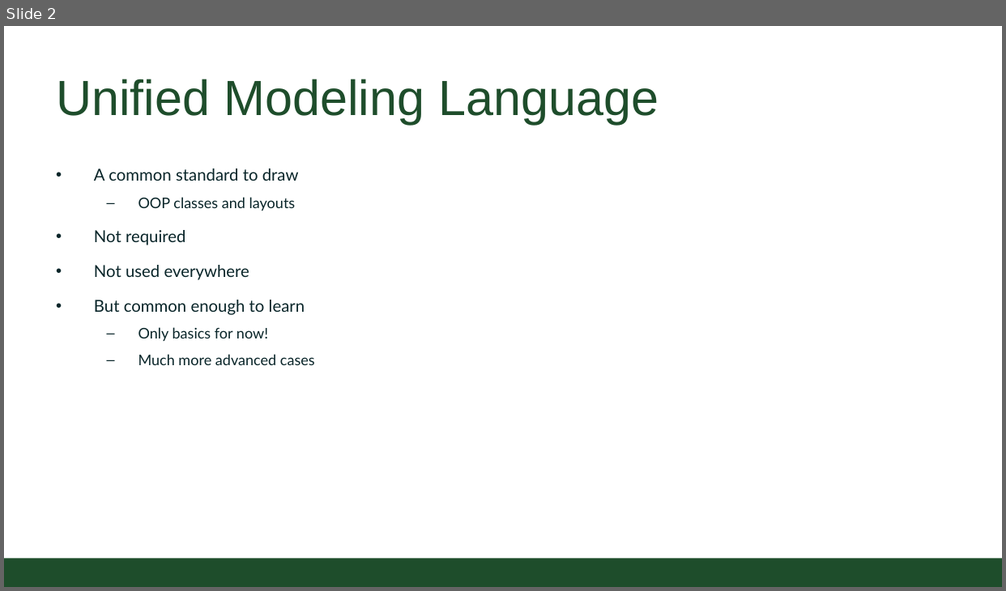
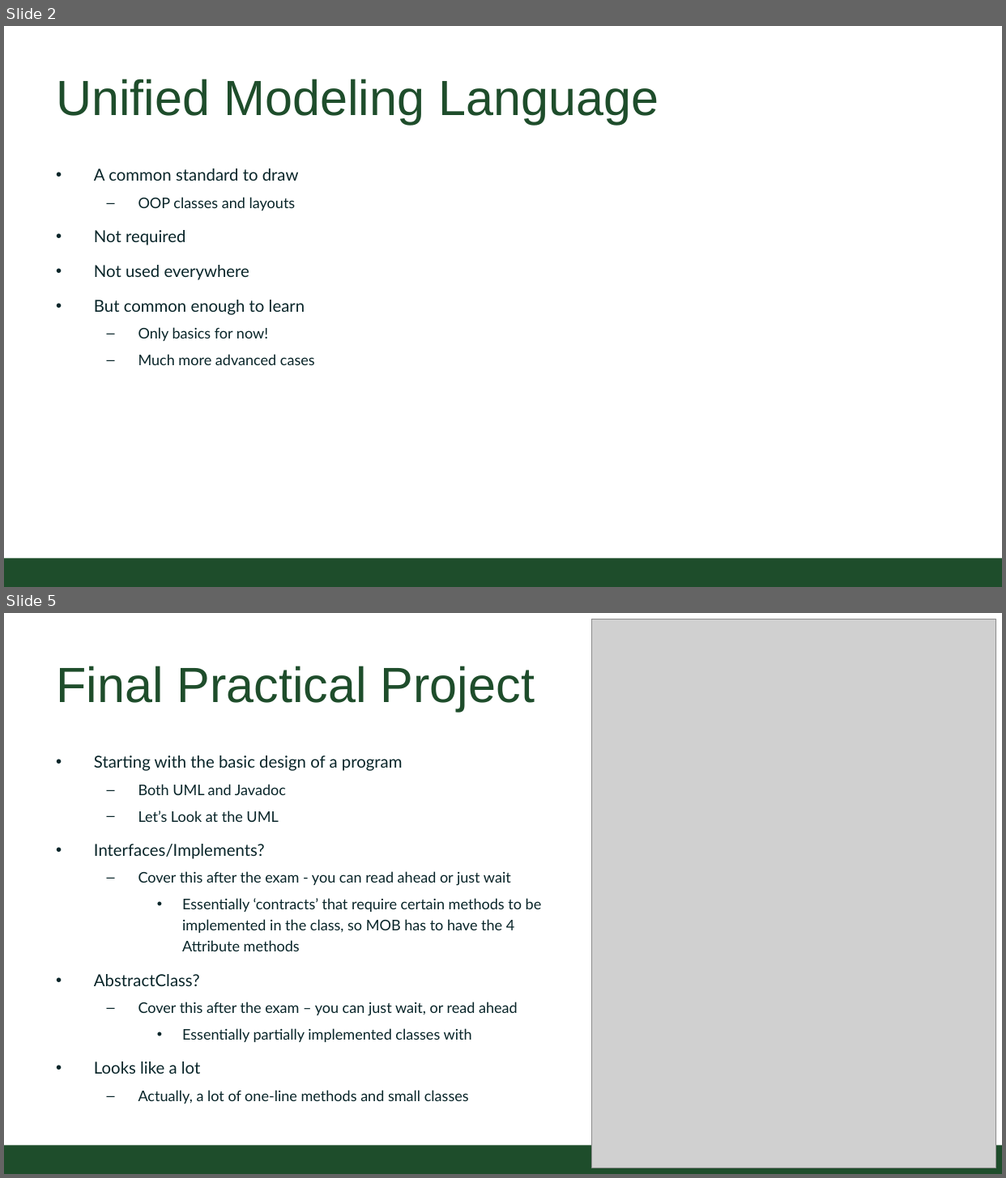
Before and after one commit to CSU-CompSci-CS163-4/Handouts, a slide deck: slides/On-Campus/11_03_UML_PracticalProject.pptx. Shown one above the other, each under a label of ours: slide 2 before the commit, slides 2 and 5 after it; the slides between them are not shown. The pictures are 1006x591 and 1006x1178 pixels, drawn with LibreOffice and Linux fonts; fonts in the diff are those of the drawing; grey boxes stand for pictures; background and template pictures are left out. Boxes give left, top, right and bottom in pixels: in the first picture for what was removed or moved away, otherwise in the second. Text is boxed around its words. In the diff, an @@ line names an element or a change of style, - is before the commit and + after.

Commit message:
inprogress update practical5 help

```diff
--- a/slides/On-Campus/11_03_UML_PracticalProject.pptx
+++ b/slides/On-Campus/11_03_UML_PracticalProject.pptx
@@ slide 5 added at (4, 613, 1002, 1174), background #FFFFFF; not listed: 1 template element that a slide beside it also shows @@
@@ picture added at (592, 619, 996, 1169) @@
@@ title added at (56, 666, 535, 711), 54 pt, text #1E4D2B @@
+Final Practical Project
@@ text added at (94, 756, 542, 1104), 16 pt, text #092529 @@
+• Starting with the basic design of a program
+  – Both UML and Javadoc
+  – Let’s Look at the UML
+• Interfaces/Implements?
+  – Cover this after the exam - you can read ahead or just wait
+    • Essentially ‘contracts’ that require certain methods to be implemented in the class, so MOB has to have the 4 Attribute methods
+• AbstractClass?
+  – Cover this after the exam – you can just wait, or read ahead
+    • Essentially partially implemented classes with
+• Looks like a lot
+  – Actually, a lot of one-line methods and small classes
```
Also in this commit, not shown: 1 slide changed, 1 other slide added, 3 other files.
